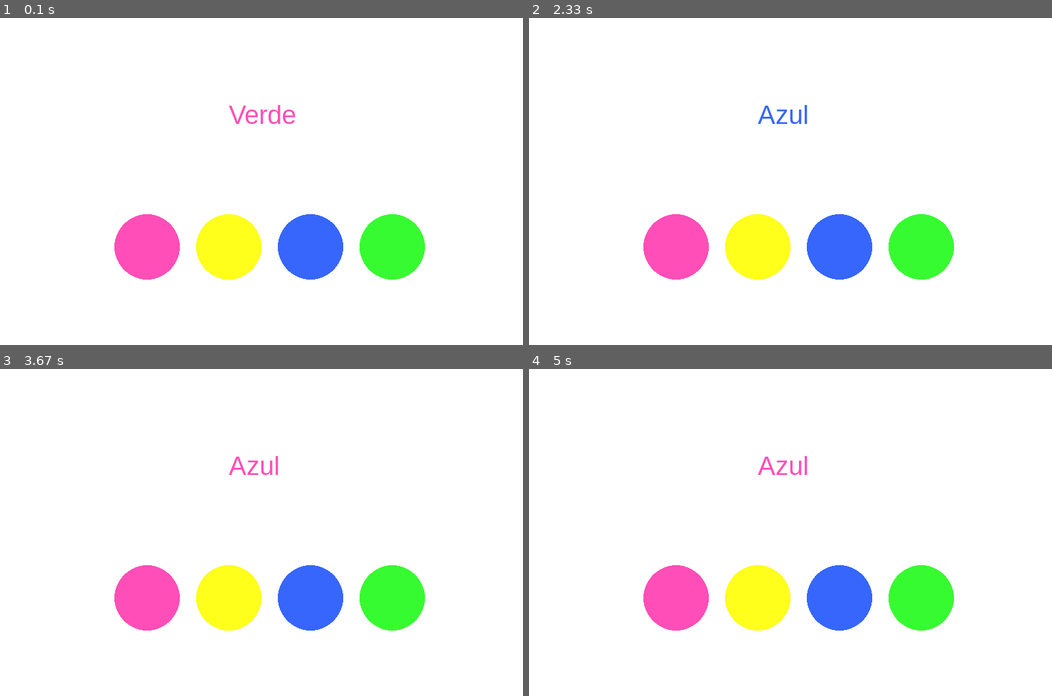
Above: before the commit, frames 1-4 (two rows, left to right).
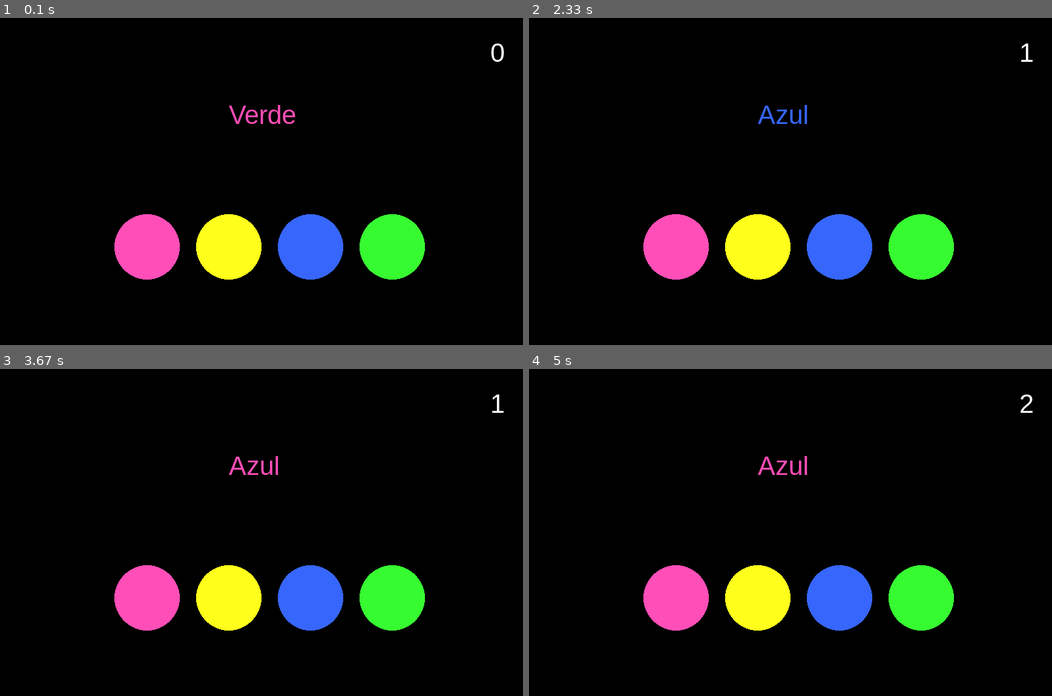
Above: after the commit, the same moments.

Repository: samara-c/Genius_Modificado_Pygame
Game: pygame game, started from Main.py
The game is run twice, just before and just after one commit, with the same random seed, the same clock (stepped at 60 frames per second) and the same inputs.
Inputs (mouse positions are in pixels of both pictures, inside the frame that each line leads up to):
- Up to frame 1 (0.1 s): no input
- Up to frame 2 (2.33 s): click (921, 246) at 1.97 s
- Up to frame 3 (3.67 s): click (146, 597) at 2.37 s; move the mouse to (235, 617) at 2.63 s; click (235, 617) at 2.77 s; click (397, 584) at 3.17 s
- Up to frame 4 (5 s): click (837, 597) at 4.07 s

The runs differ from the first frame. In frame 1, 92% of the frame differs, in the area x 0-100%, y 0-100%; in frame 2, 92%; in frame 3, 92%; in frame 4, 92%.

Commit message:
Mecanica atualizada

Diff:
--- a/Main.py
+++ b/Main.py
@@ -46,6 +46,7 @@
     sorteio = True
     cor_clicada = ""
     dic = {}
+    pontos = 0
 
     # pos_x = (SCREEN_SIZE[0]-500)/2
 
@@ -91,6 +92,10 @@
                             print("ACHEI")
                             print(f'chave:{item}')
 
+                            if (item == vetor_cores_nomes[self.num_cor]):
+                                print ("MESMA COR!")
+                                self.pontos+=1
+
                             # ELE ESTA RECONHECENDO A COR ONDE EH CLICADO POR CONTA DO DICIONARIO QUE EU CRIEI. AGORA PRECISO APENAS ASSOCIAR COM A POSICAO SORTEADA NO INICIO
 
                     print("COLIDIU    " + str(point) )
@@ -110,6 +115,10 @@
     def escreveCorNaTela(self):
         textofinal = font.render((vetor_cores_nomes[self.num_cor]), True, (vetor_cores[self.num_cor_do_texto]))
         screen.blit(textofinal, (350, 125))
+
+    def escrevePontosNaTela(self):
+        textoPontos = font.render(str(self.pontos), True, BRANCO_COR)
+        screen.blit(textoPontos, (750,30))
 
     # def checaAcerto(self):
 
@@ -149,7 +158,8 @@
             running = False
 
 
-    screen.fill(BRANCO_COR)
+    screen.fill(PRETO_COR)
+    tela_obj.escrevePontosNaTela()
     tela_obj.desenha_circulos()
     tela_obj.sorteiaCor()
     tela_obj.escreveCorNaTela()
